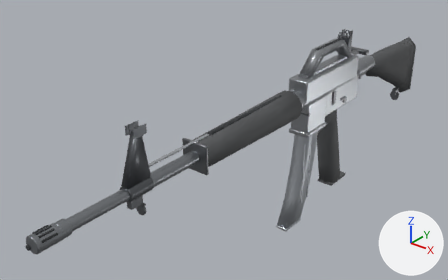
A saved change to the glTF model aivilo/assets/guns/burst.glb.
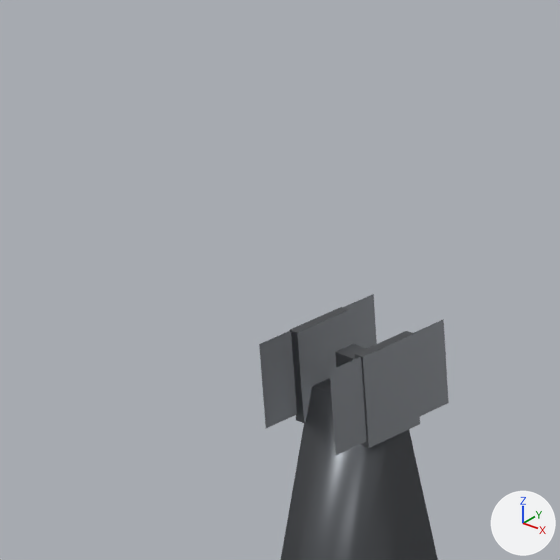
Each version is shown whole from a 50 mm camera at (0.509, -0.951, 0.48) aimed at (-0.081, -0.213, 0.023), then close up on the part from 21% to 36% of the width and 31% to 54% of the height. Every picture has the same lights, and +X, +Y and +Z are marked at lower right. The first two pictures are the older version. Vertices at exactly the same position are counted once.

The older version as bpy lines, for what is in view:
```python
me_cylinder_025 = bpy.data.meshes.new('Cylinder.025')
me_cylinder_025.from_pydata(...)  # 2277 vertices, 4228 faces; spans x -0.032..0.026, y -0.652..0.332, z -0.128..0.172
# faces by material slot: [628, 1202, 248, 20, 1024, 104, 212, 790]
me_cylinder_025.materials.append(mat_barrel_steel)  # grey #8b8f94
me_cylinder_025.materials.append(mat_receiver_grey)  # grey #9a9da1
me_cylinder_025.materials.append(mat_matte_black)  # dark grey #535556
me_cylinder_025.materials.append(mat_rubber_black)  # dark grey #4d4f51
me_cylinder_025.materials.append(mat_dark_steel)  # grey #6e7174
me_cylinder_025.materials.append(mat_bolt_chrome)  # light grey #cacdd2
me_cylinder_025.materials.append(mat_vent_recess)  # dark grey #3b3d40
me_cylinder_025.materials.append(mat_sight_black)  # dark grey #626569
# before: 2029 (-0.002, -0.483, 0.158), 2030 (-0.002, -0.483, 0.168) at pixel (353, 343), 2031 (0.002, -0.483, 0.168), 2032 (0.002, -0.483, 0.158), 2033 (0.002, -0.487, 0.158)
# before: 2034 (0.002, -0.487, 0.168) at pixel (352, 358), 2035 (-0.002, -0.487, 0.168) at pixel (335, 352), 2036 (-0.002, -0.487, 0.158)
ob_body = bpy.data.objects.new('body', me_cylinder_025)
ob_body.location = (0.0, 0.0, 0.0)
```
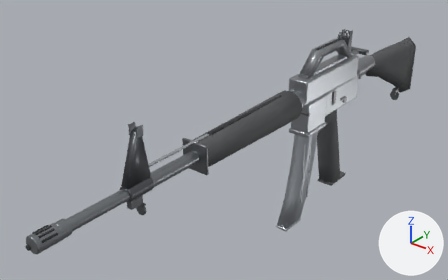
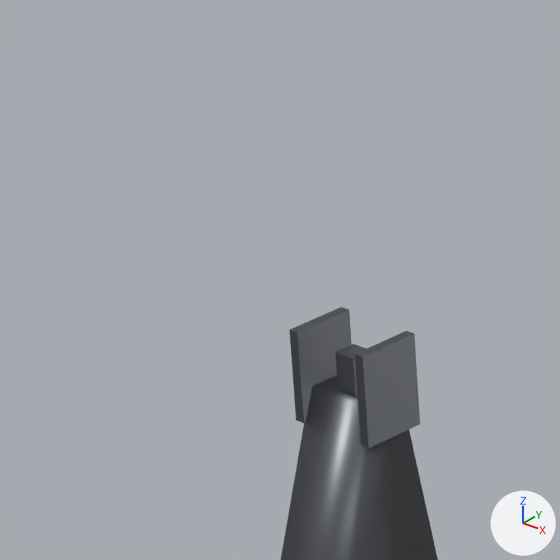
The edits, one by one:
me_cylinder_025 is used by ob_body; location (0.0, 0.0, 0.0).
Verts and faces of me_cylinder_025; kept vertices keep their numbers, new ones are numbered from 2277.
me_cylinder_025 had 2277 vertices, 4228 faces and spanned x -0.032..0.026, y -0.652..0.332, z -0.128..0.172.
me_cylinder_025 now has 2265 vertices, 4226 faces and spans x -0.032..0.026, y -0.652..0.332, z -0.128..0.172.
me_cylinder_025 part 1: the loose piece of 4 vertices spanning x 0.007, y -0.496..-0.474, z 0.158..0.171 is deleted.
me_cylinder_025 part 2: the loose piece of 4 vertices spanning x -0.007, y -0.496..-0.474, z 0.158..0.171 is deleted.
Part 3, on me_cylinder_025:
New faces: (2030, 2036, 2035), (2029, 2036, 2030), (2031, 2034, 2032), (2032, 2034, 2033) (mat_sight_black (dark grey #626569)).
Other edits to the shape of me_cylinder_025 do not show in these pictures.

Pixel boxes (x1, y1, x2, y2) of what changed, in the close-ups (560 x 560 px):
'body', reshaped
    before: (259, 294, 449, 560)
    after: (281, 307, 438, 560)
part 1 of me_cylinder_025, deleted
    before: (330, 319, 449, 455)
part 2 of me_cylinder_025, deleted
    before: (259, 294, 377, 428)
part 3 of me_cylinder_025, added
    after: (353, 358, 357, 397)
